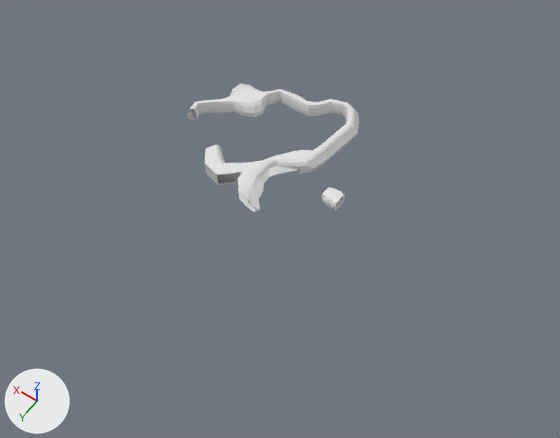
Two versions of the FBX model LDDepths/Assets/Models/cavegame.fbx, one commit apart.
Before and after are seen from a 50 mm lens placed at (-1472.0, 2119.0, 2971.0), pointed at (-136.0, 249.0, 33.0). Every picture has the same lights, and +X, +Y and +Z are marked at lower left. Where no turn or scale is listed for an object, it has been applied to the vertices.
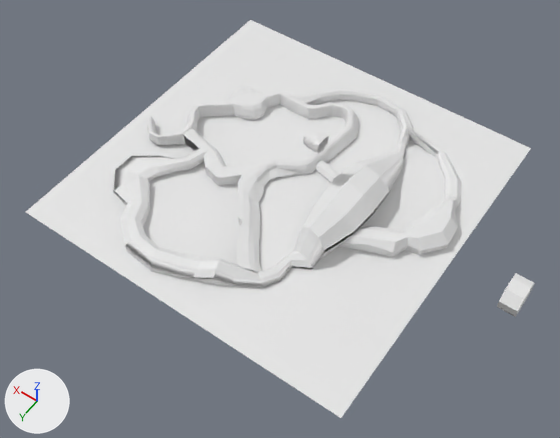
Where the newer file only moved an object's origin or applied its transform, the numbers keep the older frame.

Boxes [x1, y1, x2, y2] around the edits, measured in the pictures (560 x 438 px):
'Plane', added: after [26, 20, 531, 418]
'Cube.002', added: after [113, 89, 535, 317]
'Cube.001', reshaped, moved, turned, rescaled: before [187, 84, 359, 212]; after [148, 87, 358, 272]
'Cube', mesh moved: before [321, 187, 346, 211]; after [303, 129, 329, 154]

What changed in the scene script:
```text
Change me_cube:
    used by ob_cube_001; location = (0.0, -124.0, 0.0)
    remove me_cube.from_pydata(...)  # 988 vertices, 993 faces; spans x -137.0..684.0, y -475.0..406.0, z 8.0..102.0
    add me_cube.from_pydata(...)  # 1414 vertices, 1390 faces; spans x -23808.0..81877.0, y 751.0..10330.0, z -72216.0..47527.0
    me_cube part 1: 988 vertices removed from x -137.0..684.0, y -475.0..406.0, z 8.0..102.0; 1414 vertices added at x -23808.0..81877.0, y 751.0..10330.0, z -72216.0..47527.0
Change me_cube_001:
    where me_cube_001.from_pydata(...)  # 20480 vertices, 41104 faces; spans x -318.2..-224.6, y -54.7..39.3, z -0.9..65.9
    used by ob_cube; location = (0.0, 0.0, 0.0)
    me_cube_001 part 2: the whole mesh is moved by (117.8, 0.0, 333.6)
Add me_plane:
    me_plane.from_pydata([(916.0, 916.0, 0.0), (-916.0, 916.0, 0.0), (916.0, -916.0, 0.0), (-916.0, -916.0, 0.0)], [], [(0, 1, 3, 2)])
Add me_cube_002:
    me_cube_002.from_pydata(...)  # 1014 vertices, 995 faces; spans x -1286.0..729.0, y -810.0..779.0, z -39.0..207.0
Change ob_cube_001:
    ob_cube_001.location: (0.0, -124.0, 0.0) -> (0.0, -124.0, -23.0)
    ob_cube_001.rotation_euler: (0.0, 0.0, 0.0) -> (1.571, 0.0, 0.0)  # degrees (0, 0, 0) -> degrees (90, 0, 0)
    ob_cube_001.scale: (1.0, 1.0, 1.0) -> (0.01, 0.01, 0.01)
Add ob_plane:
    ob_plane = bpy.data.objects.new('Plane', me_plane)
    ob_plane.location = (0.0, 0.0, 0.0)
Add ob_cube_002:
    ob_cube_002 = bpy.data.objects.new('Cube.002', me_cube_002)
    ob_cube_002.location = (0.0, 43.0, -23.0)
```
